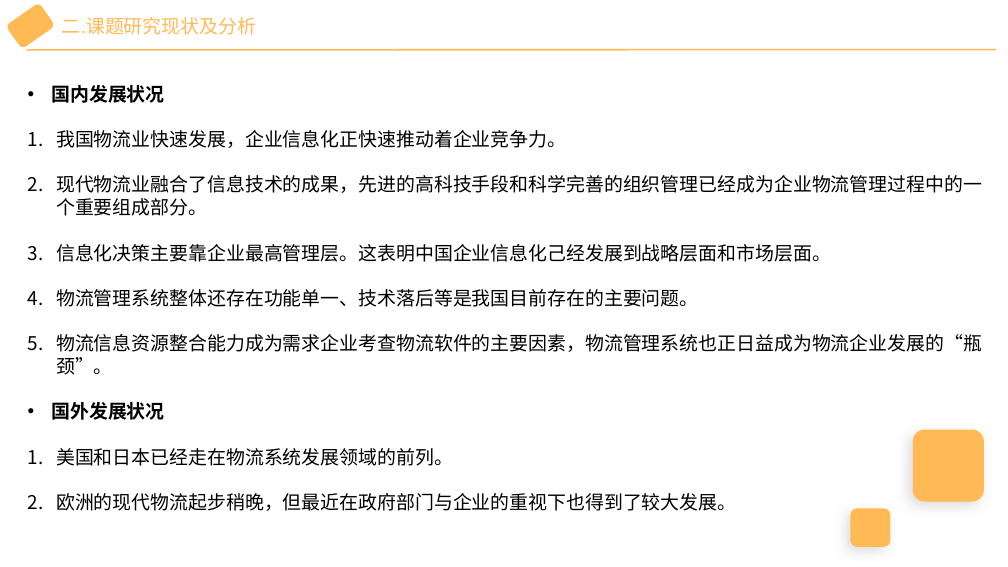
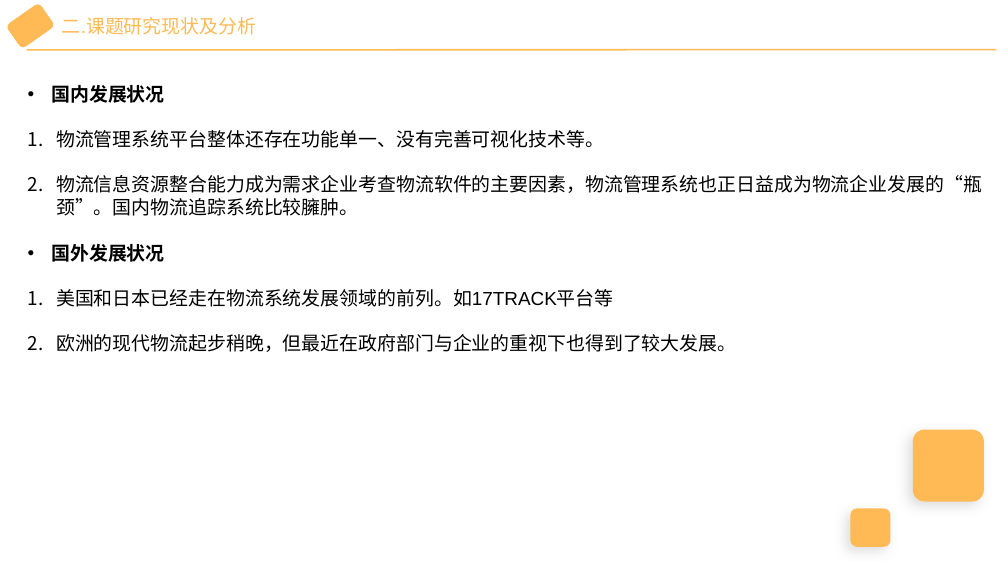
Before and after one commit to wu-yu-pei/graduation-design-file, a slide deck: slide 3 of 开题报告演讲PPT.pptx. Drawn at 1008x567 pixels with LibreOffice and Linux fonts; fonts in the diff are those of the drawing. Boxes give left, top, right and bottom in pixels: in the first picture for what was removed or moved away, otherwise in the second. Text is boxed around its words. In the diff, an @@ line names an element or a change of style, - is before the commit and + after.

```diff
--- a/开题报告演讲PPT.pptx
+++ b/开题报告演讲PPT.pptx
@@ text at box(56, 130, 982, 216): text changed @@
-1. 我国物流业快速发展，企业信息化正快速推动着企业竞争力。
-2. 现代物流业融合了信息技术的成果，先进的高科技手段和科学完善的组织管理已经成为企业物流管理过程中的一个重要组成部分。
-3. 信息化决策主要靠企业最高管理层。这表明中国企业信息化己经发展到战略层面和市场层面。
-4. 物流管理系统整体还存在功能单一、技术落后等是我国目前存在的主要问题。
-5. 物流信息资源整合能力成为需求企业考查物流软件的主要因素，物流管理系统也正日益成为物流企业发展的“瓶颈”。
+1. 物流管理系统平台整体还存在功能单一、没有完善可视化技术等。
+2. 物流信息资源整合能力成为需求企业考查物流软件的主要因素，物流管理系统也正日益成为物流企业发展的“瓶颈”。国内物流追踪系统比较臃肿。
@@ text at box(56, 289, 614, 307): text changed @@
-1. 美国和日本已经走在物流系统发展领域的前列。
+1. 美国和日本已经走在物流系统发展领域的前列。如17TRACK平台等
```
Also in this commit, not shown: 3 other slides changed, 1 slide removed, 29 other files.
